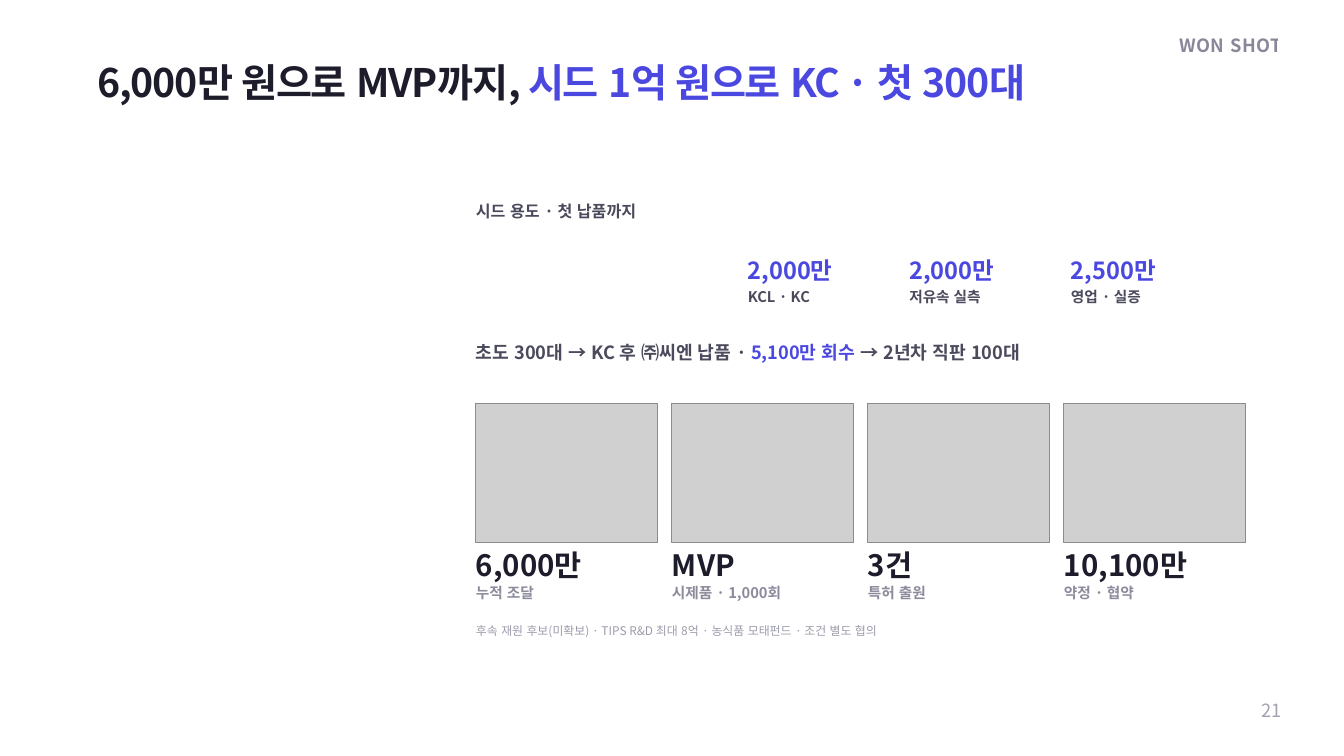
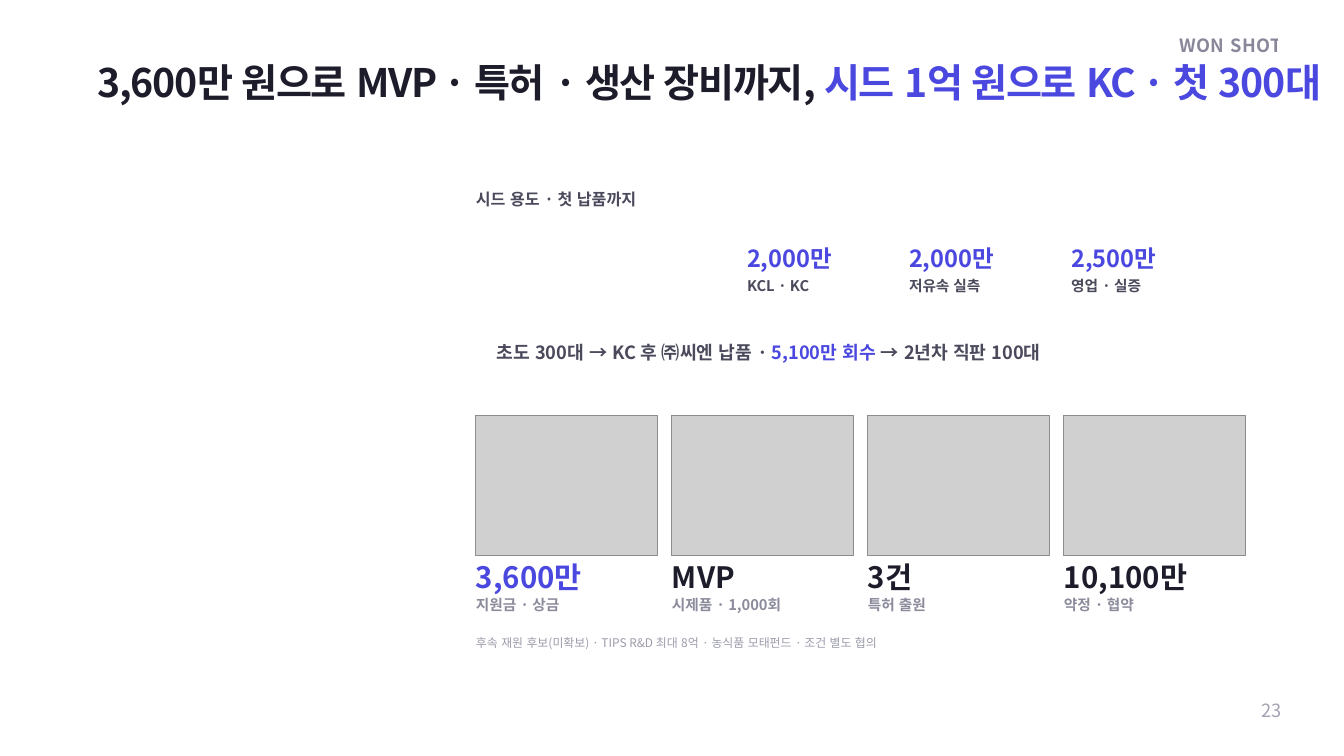
Before and after one commit to yhkwon2004/pet_test, a slide deck: slide 23 of export/INFU-RETRO_IR_WON-SHOT_editable.pptx (slide 21 before the commit). Drawn at 1344x756 pixels with LibreOffice and Linux fonts; fonts in the diff are those of the drawing; grey boxes stand for pictures; background and template pictures are left out. Boxes give left, top, right and bottom in pixels: in the first picture for what was removed or moved away, otherwise in the second. Text is boxed around its words. In the diff, an @@ line names an element or a change of style, - is before the commit and + after.

```diff
--- a/export/INFU-RETRO_IR_WON-SHOT_editable.pptx
+++ b/export/INFU-RETRO_IR_WON-SHOT_editable.pptx
@@ text at box(98, 64, 1322, 106): text changed @@
-6,000만 원으로 MVP까지, 시드 1억 원으로 KC · 첫 300대
+3,600만 원으로 MVP · 특허 · 생산 장비까지, 시드 1억 원으로 KC · 첫 300대
@@ 7 texts: place and size @@
-7 texts at box(476, 203, 1156, 304)
+7 texts at box(476, 191, 1156, 293)
@@ text "초도 300대 → KC 후 ...": place and size @@
-text "초도 300대 → KC 후 ..." at box(476, 343, 1020, 363)
+text "초도 300대 → KC 후 ..." at box(497, 343, 1041, 363)
@@ text at box(476, 563, 582, 594): text changed; text colour #1D1C2B to #4B48E0 @@
-6,000만
+3,600만
@@ 3 texts: place and size @@
-3 texts at box(672, 551, 1187, 582)
+3 texts at box(672, 563, 1187, 594)
@@ text at box(476, 598, 559, 611): text changed @@
-누적 조달
+지원금 · 상금
@@ 4 pictures, 4 texts: place and size @@
-4 pictures, 4 texts at box(476, 403, 1247, 637)
+4 pictures, 4 texts at box(476, 415, 1247, 649)
@@ text at box(1262, 703, 1282, 717): text changed @@
-21
+23
```
Also in this commit, not shown: 19 other slides changed, 2 slides added, 2 other files.
